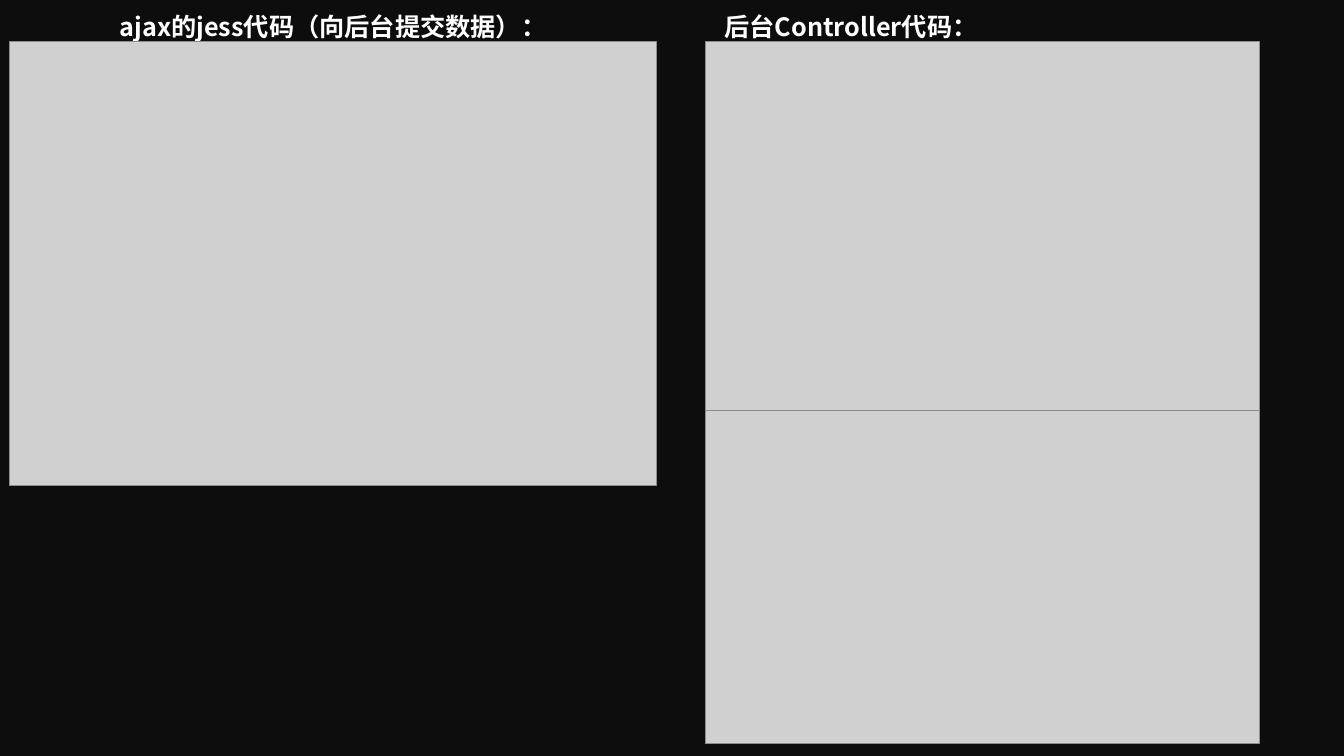
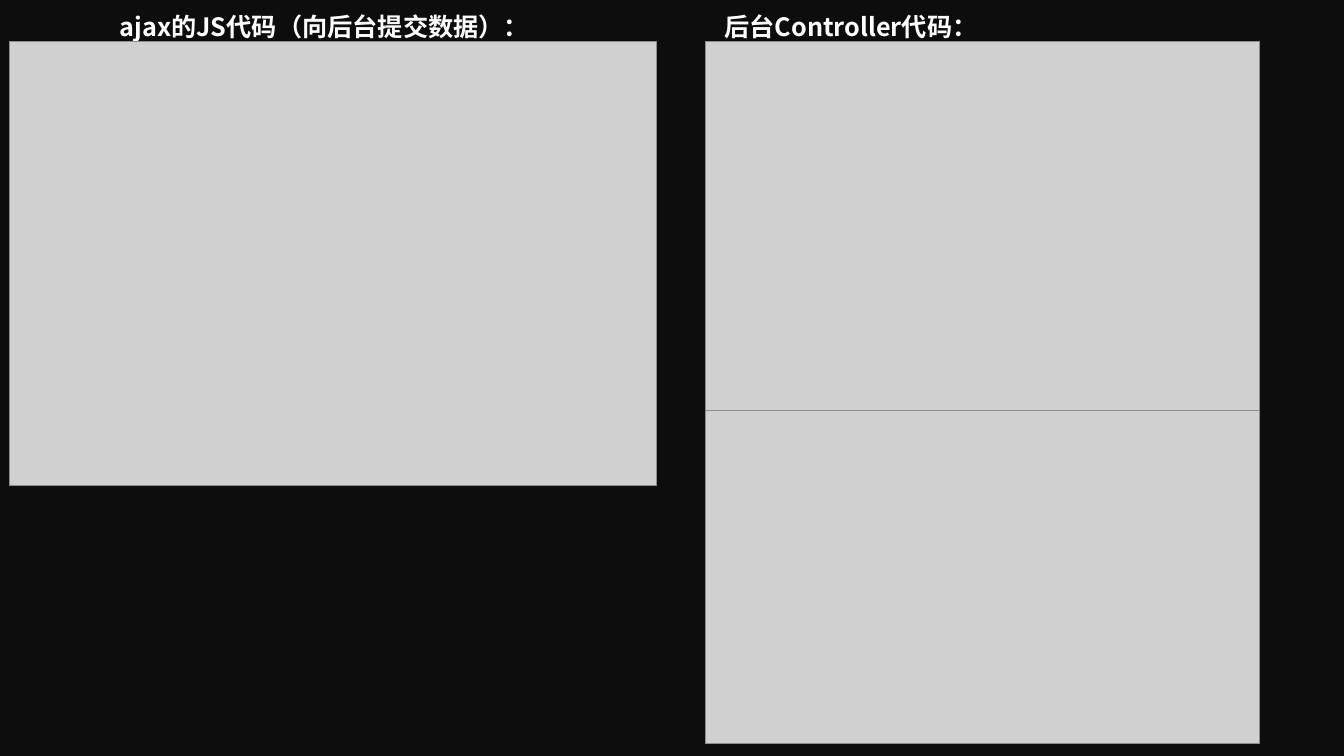
Before and after one commit to MrZhangD/Study, a slide deck: slide 5 of 个人博客项目/myblog.pptx. Drawn at 1344x756 pixels with LibreOffice and Linux fonts; fonts in the diff are those of the drawing; grey boxes stand for pictures. Boxes give left, top, right and bottom in pixels: in the first picture for what was removed or moved away, otherwise in the second. Text is boxed around its words. In the diff, an @@ line names an element or a change of style, - is before the commit and + after.

```diff
--- a/个人博客项目/myblog.pptx
+++ b/个人博客项目/myblog.pptx
@@ text at box(120, 14, 978, 42): text changed @@
-ajax的jess代码（向后台提交数据）： 后台Controller代码：
+ajax的JS代码（向后台提交数据）： 后台Controller代码：
```
Also in this commit, not shown: 1 other slide changed.
